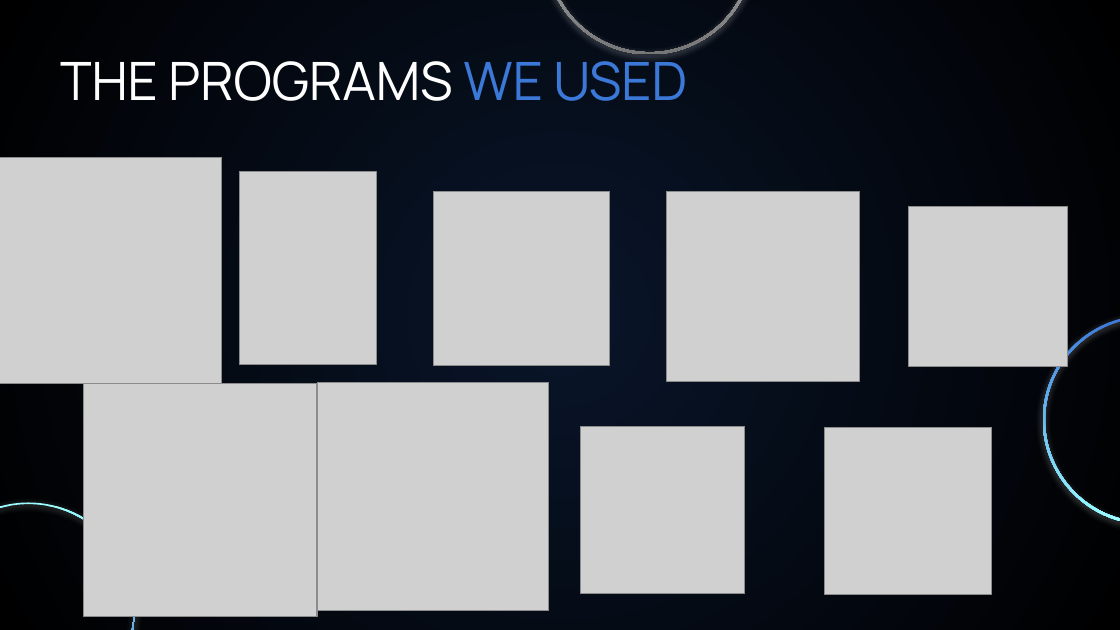
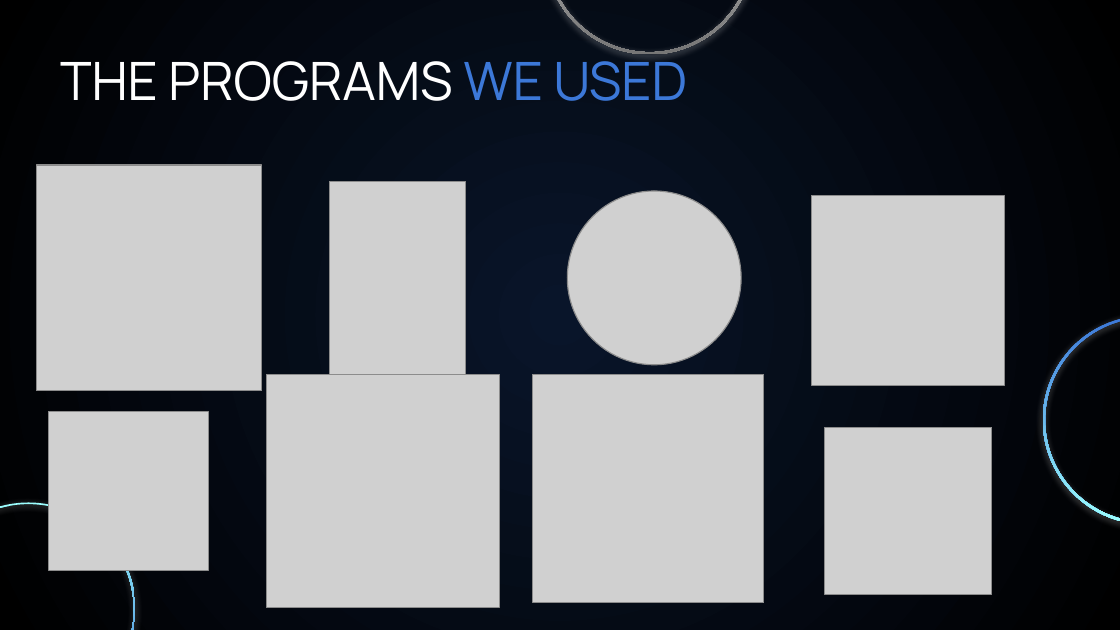
Before and after one commit to PAAndonov22/Bluma, a slide deck: slide 5 of documents/Presentation.pptx (slide 4 before the commit). Drawn at 1120x630 pixels with LibreOffice and Linux fonts; fonts in the diff are those of the drawing; grey boxes stand for pictures. Boxes give left, top, right and bottom in pixels: in the first picture for what was removed or moved away, otherwise in the second. Text is boxed around its words. In the diff, an @@ line names an element or a change of style, - is before the commit and + after.

```diff
--- a/documents/Presentation.pptx
+++ b/documents/Presentation.pptx
@@ picture: place and size @@
-picture at (0,158,222,384)
+picture at (36,165,262,391)
@@ picture: place and size @@
-picture at (240,172,376,365)
+picture at (329,181,466,374)
@@ picture removed at (433,192,609,365) @@
@@ picture added at (568,192,741,365) @@
@@ picture: place and size @@
-picture at (666,192,859,381)
+picture at (812,196,1005,385)
@@ picture: place and size @@
-picture at (84,383,317,616)
+picture at (267,374,500,607)
@@ picture: place and size @@
-picture at (318,382,549,610)
+picture at (533,374,764,603)
@@ picture: place and size @@
-picture at (908,207,1067,366)
+picture at (49,411,208,570)
@@ picture removed at (581,426,745,592) @@
```
Also in this commit, not shown: 1 other slide changed, 1 slide added, 43 other files.
